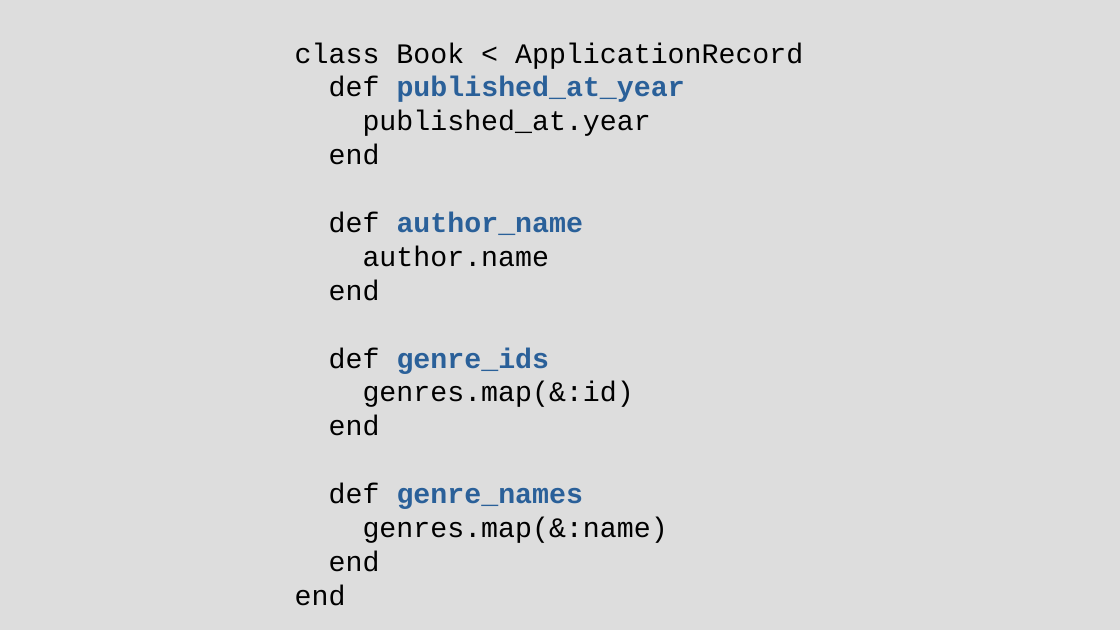
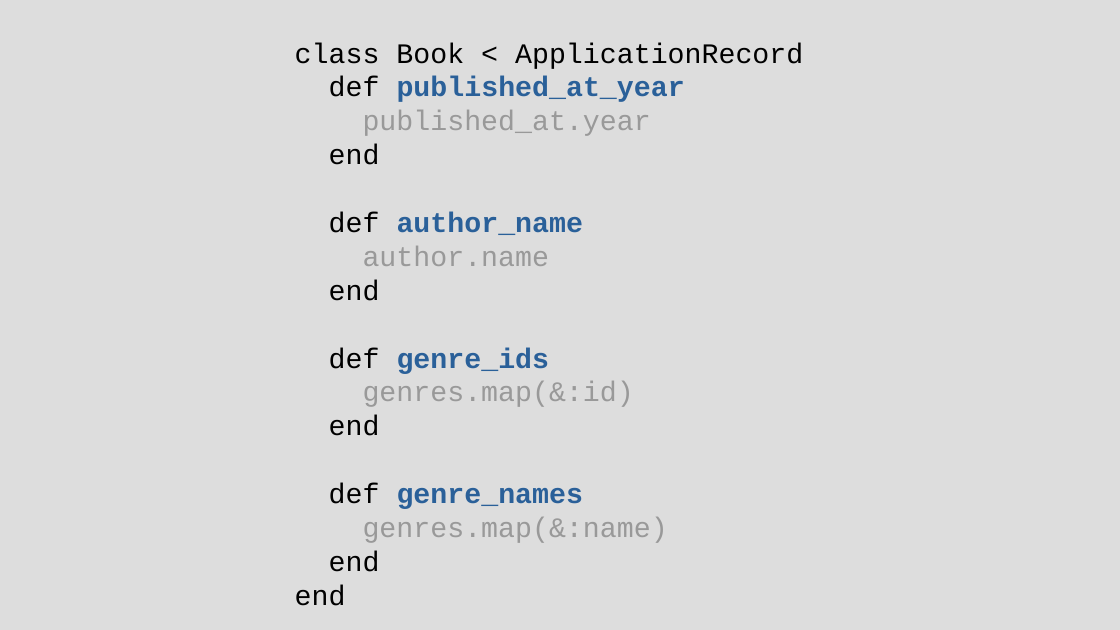
Before and after one commit to chriscressman/architecting-a-search-feature, a slide deck: slide 50 of presentation.odp (slide 49 before the commit). Drawn at 1120x630 pixels with LibreOffice and Linux fonts; fonts in the diff are those of the drawing. Boxes give left, top, right and bottom in pixels: in the first picture for what was removed or moved away, otherwise in the second. Text is boxed around its words. In the diff, an @@ line names an element or a change of style, - is before the commit and + after.

```diff
--- a/presentation.odp
+++ b/presentation.odp
@@ subtitle at [363,110,668,543]: text colour #000000 to #999999 in "published_at.year", "author.name", "genres.map(&:id)", "genres.map(&:name)" @@
```
Also in this commit, not shown: 9 other slides changed, 1 slide added, 1 other file.
